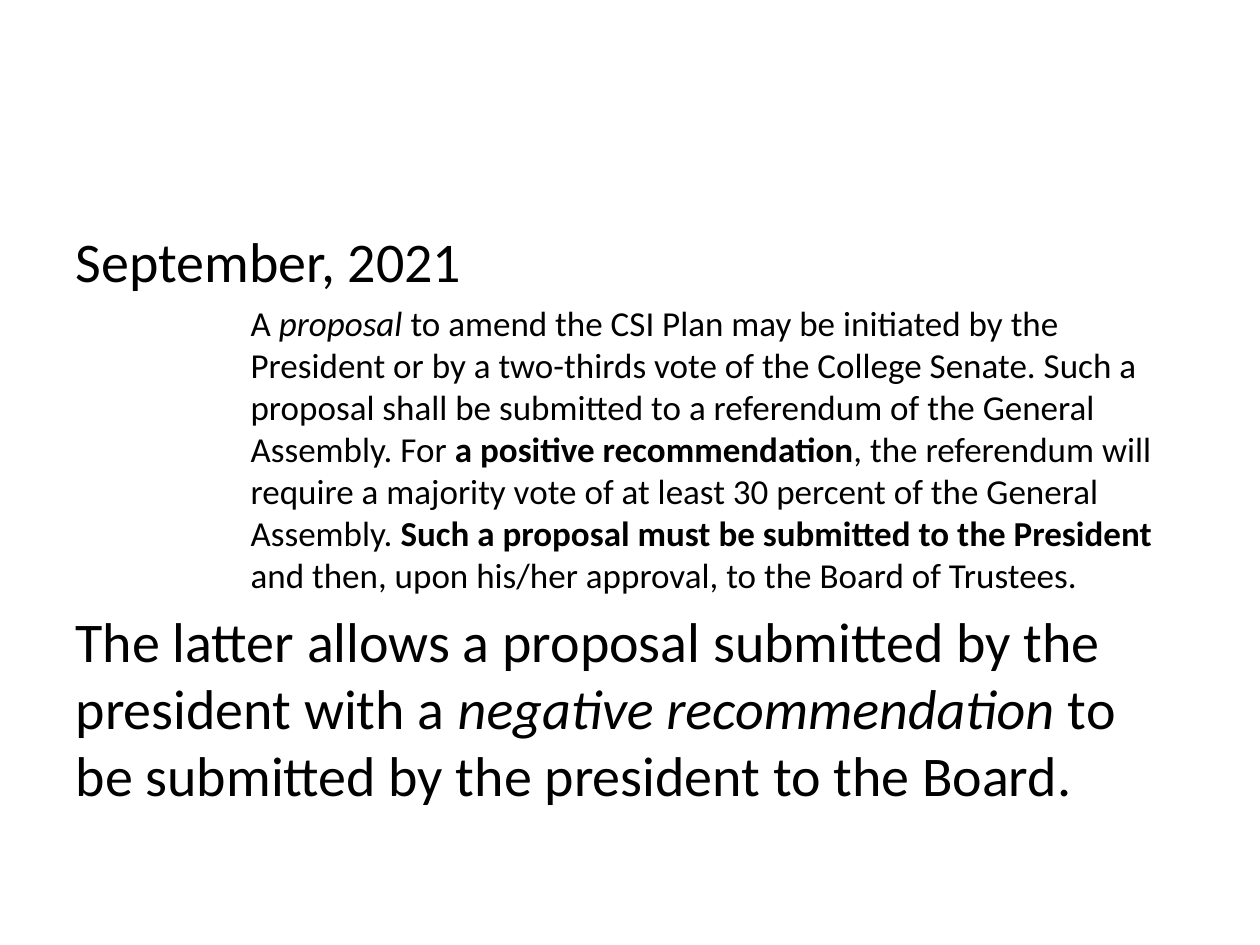
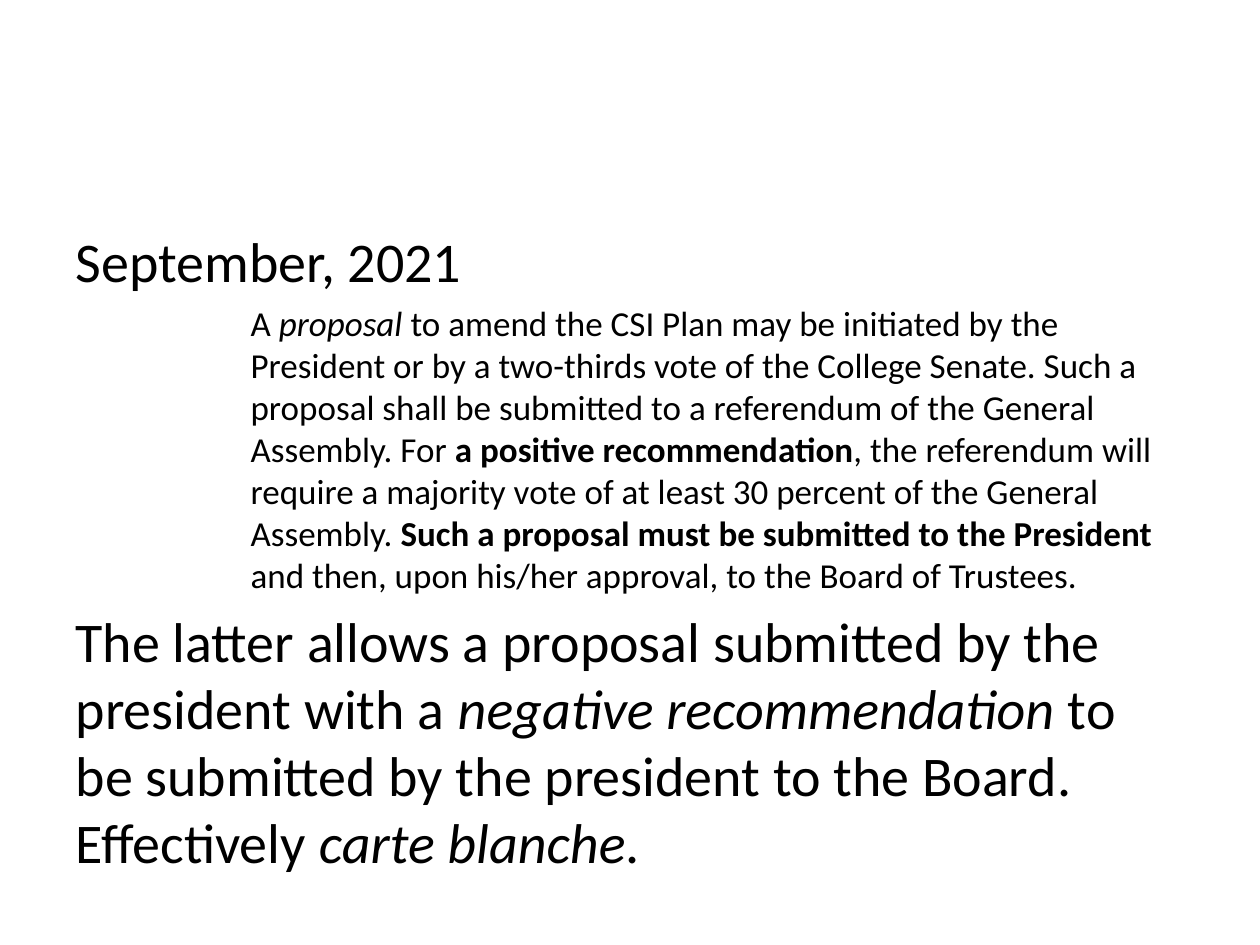
Before and after one commit to CSICollegeGovernance/CSICollegeGovernance.github.io, a slide deck: slide 26 of GovernanceCrisis/presentation.pptx (slide 23 before the commit). Drawn at 1260x945 pixels with LibreOffice and Linux fonts; fonts in the diff are those of the drawing. Boxes give left, top, right and bottom in pixels: in the first picture for what was removed or moved away, otherwise in the second. Text is boxed around its words. In the diff, an @@ line names an element or a change of style, - is before the commit and + after.

```diff
--- a/GovernanceCrisis/presentation.pptx
+++ b/GovernanceCrisis/presentation.pptx
@@ text at (76, 623, 1116, 872): text changed @@
-The latter allows a proposal submitted by the president with a negative recommendation to be submitted by the president to the Board.
+The latter allows a proposal submitted by the president with a negative recommendation to be submitted by the president to the Board. Effectively carte blanche.
```
Also in this commit, not shown: 1 other slide changed, 3 slides added, 1 other file.
